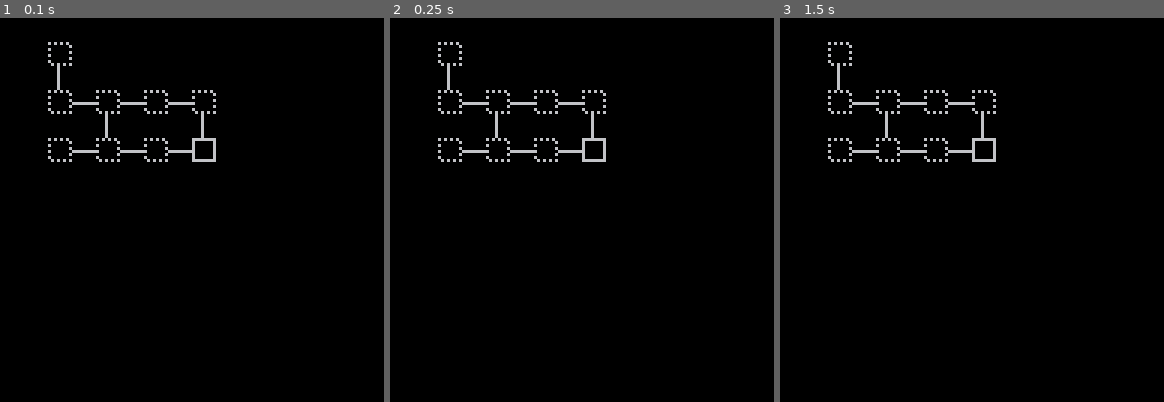
Above: before the commit, frames 1-3 (left to right).
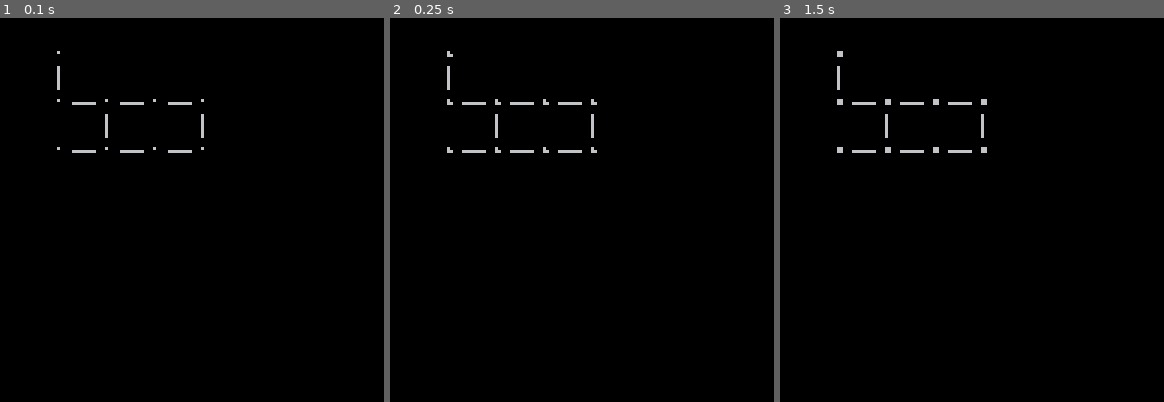
Above: after the commit, the same moments.

Repository: wesen/carts
Game: PICO-8 cartridge pico-go.p8
Two runs of this game, one before a commit and one after it. Both use one fixed random seed, a clock stepped at 60 frames per second and the inputs below.
Inputs:
- Up to frame 1 (0.1 s): no input
- Up to frame 2 (0.25 s): no input
- Up to frame 3 (1.5 s): no input

The runs differ from the first frame. In frame 1, 0.9% of the frame differs, in the area x 12-57%, y 6-38%; in frame 2, 1.0%; in frame 3, 1.1%.

Commit message:
Added node animation

Diff:
--- a/pico-go.p8
+++ b/pico-go.p8
@@ -44,14 +44,15 @@
   if costatus(cr)!='dead' then
    coresume(cr)
   else
-   printh("done")
    del(crs, cr)
   end
  end
 end
 
 function add_cr(f)
- add(crs,cocreate(f))
+ local cr=cocreate(f)
+ add(crs,cr)
+ return cr
 end
 
 -- tweens
@@ -105,6 +106,29 @@
   return c / 2 * 1.0005 * (-pow(2, -10 * (t - 1)) + 2) + b
 end
 
+function wait_for(d,cb)
+ local end_time=time()+d
+ local cr=add_cr(function()
+  while time()<end_time do
+   yield()
+  end
+  if (cb!=nil) cb()
+ end)
+ while costatus(cr)!='dead' do
+  yield()
+ end
+end
+
+function animate(obj,sprs,d,cb)
+ add_cr(function()
+  for s in all(sprs) do
+   obj.spr=s
+   wait_for(d)
+  end
+  cb()
+ end)
+end
+
 function move_to(obj,x,y,d,easetype)
  local timeelapsed=0
  local lasttime=0
@@ -138,6 +162,21 @@
 class_node=class(function(self,x,y)
  self.x=x
  self.y=y
+ self.spr=1
+ self.is_goal=false
+ self.initialized=false
+end)
+
+function class_node:initialize()
+ local sprs={16,17,18,19}
+ if (self.is_goal) sprs[4]=20
+ animate(self,sprs,0.1,function()
+  self.initialized=true
+ end)
+end
+
+class_link=class(function(self)
+ self.initialized=false
 end)
 
 class_board=class(function(self)
@@ -149,13 +188,16 @@
   for y=0,15 do
    local m=mget(x,y)
    local f=fget(m)
-   printh(tostr(x)..","..tostr(y).." "..tostr(m).." f "..tostr(f))
    local v=v_idx(x,y)
    if band(f,1)==1 then
     -- node
     local n=class_node.init(x,y)
     self.nodes[v]=n
-    if (band(f,2)==2) self.goal=n
+    n:initialize()
+    if band(f,2)==2 then
+     self.goal=n
+     n.is_goal=true
+    end
    elseif m==2 then
     self.hlinks[v]=true
    elseif m==3 then
@@ -167,11 +209,7 @@
 
 function class_board:draw()
  for v,n in pairs(self.nodes) do
-  if self.goal==n then
-   spr(4,n.x*8,n.y*8)
-  else
-   spr(1,n.x*8,n.y*8)
-  end
+  spr(n.spr,n.x*8,n.y*8)
  end
  for v,n in pairs(self.hlinks) do
   local pos=idx_v(v)
@@ -225,8 +263,14 @@
 00700700000000060000000000060000600000060000000000000000000000000000000000000000000000000000000000000000000000000000000000000000
 00000000600000000000000000060000600000060000000000000000000000000000000000000000000000000000000000000000000000000000000000000000
 00000000060606060000000000060000666666660000000000000000000000000000000000000000000000000000000000000000000000000000000000000000
+00000000000000000000000000000000000000000000000000000000000000000000000000000000000000000000000000000000000000000000000000000000
+00000000000000000000000000000000000000000000000000000000000000000000000000000000000000000000000000000000000000000000000000000000
+00000000000000000000600000000000000000000000000000000000000000000000000000000000000000000000000000000000000000000000000000000000
+00060000000600000060000000066000000880000000000000000000000000000000000000000000000000000000000000000000000000000000000000000000
+00000000000660000000060000066000000880000000000000000000000000000000000000000000000000000000000000000000000000000000000000000000
+00000000000000000006000000000000000000000000000000000000000000000000000000000000000000000000000000000000000000000000000000000000
 __gff__
-0001000003000000000000000000000000000000000000000000000000000000000000000000000000000000000000000000000000000000000000000000000000000000000000000000000000000000000000000000000000000000000000000000000000000000000000000000000000000000000000000000000000000000
+0001000003000000000000000000000001010101010000000000000000000000000000000000000000000000000000000000000000000000000000000000000000000000000000000000000000000000000000000000000000000000000000000000000000000000000000000000000000000000000000000000000000000000
 0000000000000000000000000000000000000000000000000000000000000000000000000000000000000000000000000000000000000000000000000000000000000000000000000000000000000000000000000000000000000000000000000000000000000000000000000000000000000000000000000000000000000000
 __map__
 0000000000000000000000000000000000000000000000000000000000000000000000000000000000000000000000000000000000000000000000000000000000000000000000000000000000000000000000000000000000000000000000000000000000000000000000000000000000000000000000000000000000000000
